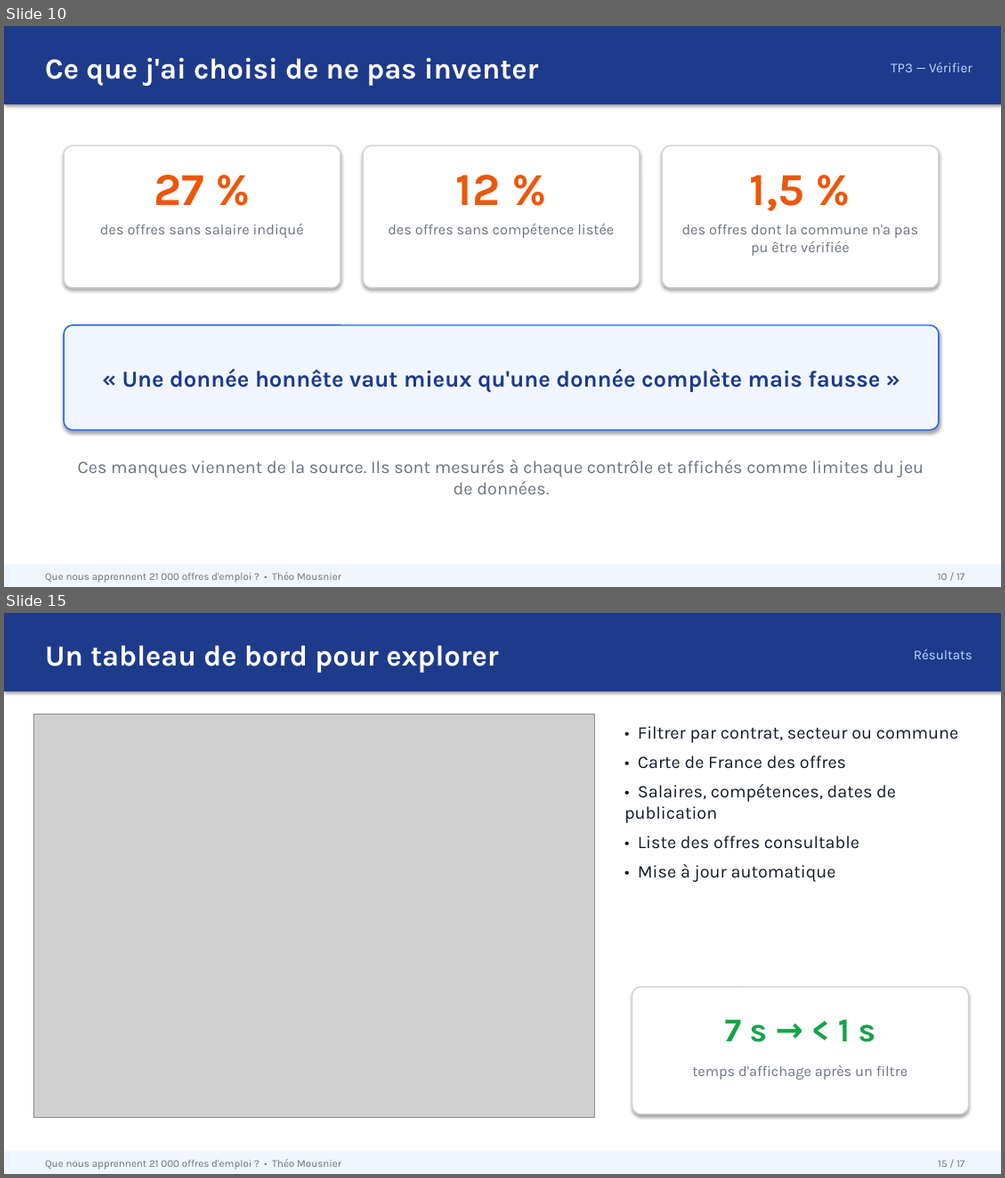
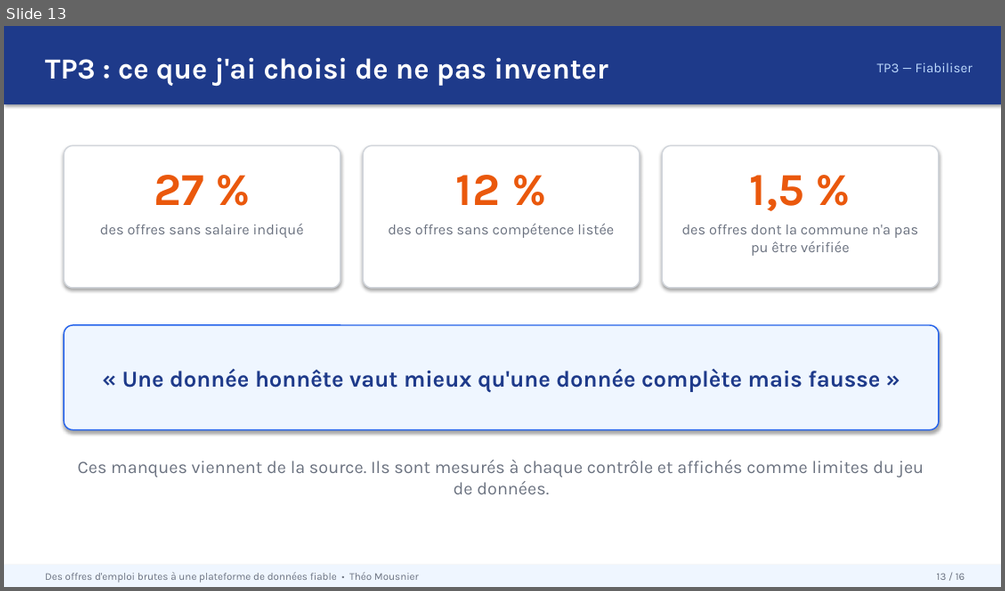
Before and after one commit to ArashiNilou/TP_Cours_Audit_Cartographie_SQL, a slide deck: docs/presentation/project-presentation.pptx. Shown one above the other, each under a label of ours: slides 10 and 15 before the commit, slide 13 after it; the slides between them are not shown. The pictures are 1005x1178 and 1005x591 pixels, drawn with LibreOffice and Linux fonts; fonts in the diff are those of the drawing; grey boxes stand for pictures. Boxes give left, top, right and bottom in pixels: in the first picture for what was removed or moved away, otherwise in the second. Text is boxed around its words. In the diff, an @@ line names an element or a change of style, - is before the commit and + after.

```diff
--- a/docs/presentation/project-presentation.pptx
+++ b/docs/presentation/project-presentation.pptx
@@ slide 15 removed at box(4, 613, 1001, 1174), background #FFFFFF @@
@@ rectangle removed at box(4, 613, 1001, 691) @@
@@ text removed at box(45, 645, 499, 673) @@
-Un tableau de bord pour explorer
@@ text removed at box(914, 649, 972, 659) @@
-Résultats
@@ picture removed at box(34, 714, 595, 1117) @@
@@ text removed at box(624, 726, 958, 882) @@
-• Filtrer par contrat, secteur ou commune
-• Carte de France des offres
-• Salaires, compétences, dates de publication
-• Liste des offres consultable
-• Mise à jour automatique
@@ rounded rectangle removed at box(632, 987, 969, 1114) @@
@@ text removed at box(725, 1019, 876, 1042) @@
-7 s → < 1 s
@@ text removed at box(692, 1064, 907, 1079) @@
-temps d'affichage après un filtre
@@ rectangle removed at box(4, 1151, 1001, 1174) @@
@@ text removed at box(45, 1159, 341, 1169) @@
-Que nous apprennent 21 000 offres d'emploi ? • Théo Mousnier
@@ text removed at box(938, 1159, 964, 1167) @@
-15 / 17
@@ what was slide 10 is now slide 13 @@
@@ slide 13 changed as well @@
@@ text at box(45, 57, 608, 86): text changed @@
-Ce que j'ai choisi de ne pas inventer
+TP3 : ce que j'ai choisi de ne pas inventer
@@ text at box(877, 62, 972, 72): text changed @@
-TP3 — Vérifier
+TP3 — Fiabiliser
@@ text at box(45, 572, 419, 582): text changed @@
-Que nous apprennent 21 000 offres d'emploi ? • Théo Mousnier
+Des offres d'emploi brutes à une plateforme de données fiable • Théo Mousnier
@@ text at box(937, 572, 965, 580): text changed @@
-10 / 17
+13 / 16
```
Also in this commit, not shown: 9 other slides changed, 6 slides added, 6 other slides removed.
